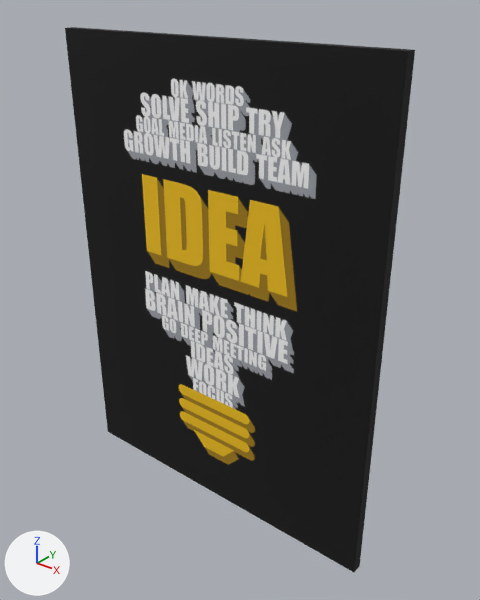
The glTF model public/ar/idea-bulb/xl.glb as it was, and as the next commit left it.
Both versions are drawn from a camera (50 mm lens) standing at (1.289, -1.492, 0.947) and looking at (0.067, 0.036, 0.0). Lighting does not change. The marker at lower left points along +X, +Y and +Z. The first picture is the older version. Vertices at exactly the same position are counted once.

The scene before the commit, as lines of its bpy script (objects in view):
```python
mat_artwork = principled_material('artwork')
mat_artwork.texture = img_artwork
mat_artwork.roughness = 0.85
me_idea = bpy.data.meshes.new('Idea')
me_idea.from_pydata(...)  # a box spanning x -0.6..0.6, y -0.04..0.0, z -0.8..0.8
me_idea.materials.append(mat_artwork)  # picture img_artwork
# before: 0 (-0.6, -0.04, -0.8) at pixel (107, 431), 1 (0.6, -0.04, -0.8) at pixel (354, 572), 2 (0.6, -0.04, 0.8) at pixel (408, 50), 3 (-0.6, -0.04, 0.8) at pixel (64, 27), 4 (0.6, 0.0, -0.8) at pixel (359, 566)
# before: 5 (-0.6, 0.0, -0.8), 6 (-0.6, 0.0, 0.8) at pixel (73, 27), 7 (0.6, 0.0, 0.8) at pixel (415, 49)
ob_idea = bpy.data.objects.new('Idea', me_idea)
ob_idea.location = (0.0, 0.0, 0.0)
```
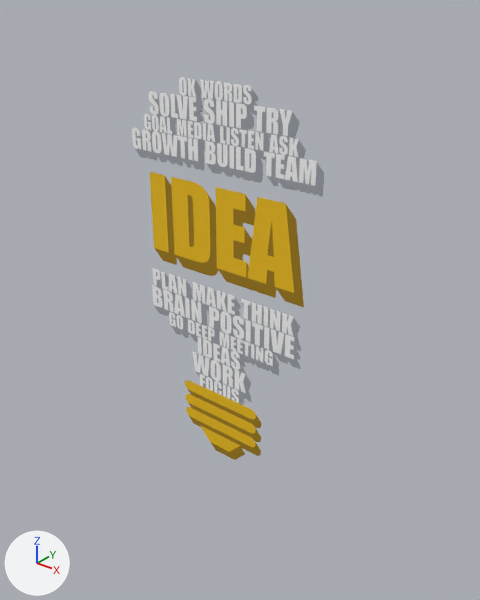
Patch to the scene script:
```diff
--- a/public/ar/idea-bulb/xl.glb.py
+++ b/public/ar/idea-bulb/xl.glb.py
@@ mat_artwork @@
 n1 = _N.new('ShaderNodeOutputMaterial'); n1.name = 'Material Output'
+n3 = _N.new('ShaderNodeMath'); n3.name = 'Math'
+n3.operation = 'SUBTRACT'
+n3.inputs[0].default_value = 1.0  # 'Value'
+n4 = _N.new('ShaderNodeMath'); n4.name = 'Math.001'
+n4.operation = 'LESS_THAN'
 n2 = _N.new('ShaderNodeTexImage'); n2.name = 'Image Texture'
@@ mat_artwork @@
 n0 = _N.new('ShaderNodeBsdfPrincipled'); n0.name = 'Principled BSDF'
 _L.new(n2.outputs[0], n0.inputs[0])  # 'Color' to 'Base Color'
+_L.new(n3.outputs[0], n0.inputs[4])  # 'Value' to 'Alpha'
+_L.new(n4.outputs[0], n3.inputs[1])  # 'Value' to 'Value'
+_L.new(n2.outputs[1], n4.inputs[0])  # 'Alpha' to 'Value'
@@ me_idea @@
 # used by ob_idea; location = (0.0, 0.0, 0.0)
 # verts and faces of me_idea; kept vertices keep their numbers, new ones are numbered from 8
-me_idea.from_pydata(...)  # 8 vertices, 12 faces; spans x -0.6..0.6, y -0.04..0.0, z -0.8..0.8
+me_idea.from_pydata(...)  # 4 vertices, 2 faces; spans x -0.6..0.6, y 0.0, z -0.8..0.8
+# me_idea part 1
+delete_vertices([*range(0, 4)])  # with the faces that use them
+delete_faces([(4, 5, 6), (4, 6, 7)])
+faces += [(4, 7, 5), (5, 7, 6)]
 me_idea.materials.append(mat_artwork)
```

Pixel boxes [x1, y1, x2, y2] of what changed, in the pictures (480 x 600 px):
'Idea', surface changed, reshaped: before [65, 27, 415, 572]; after [132, 77, 324, 460]
